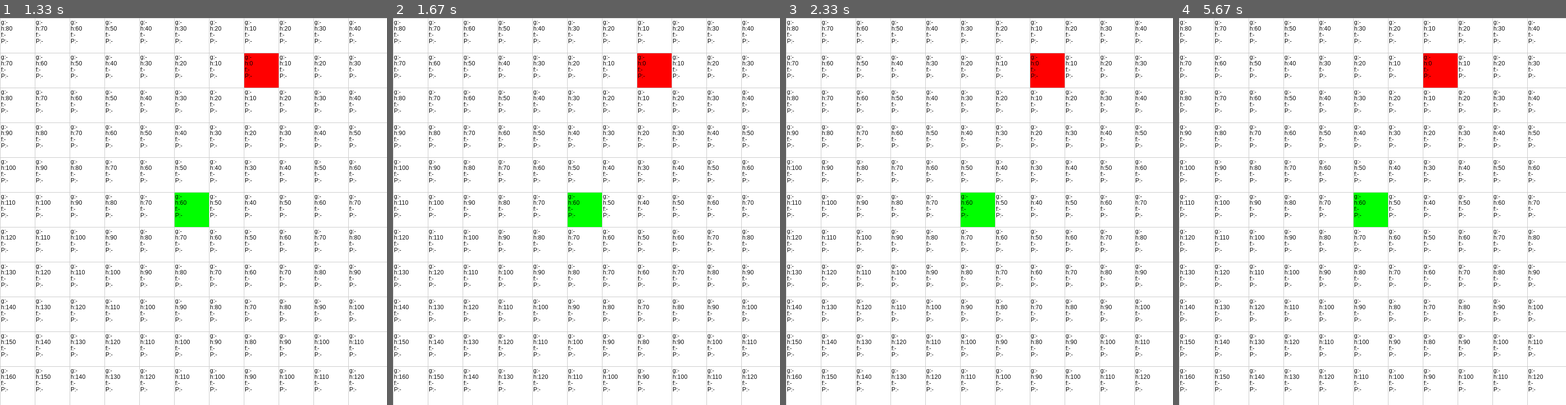
Above: before the commit, frames 1-4 (left to right).
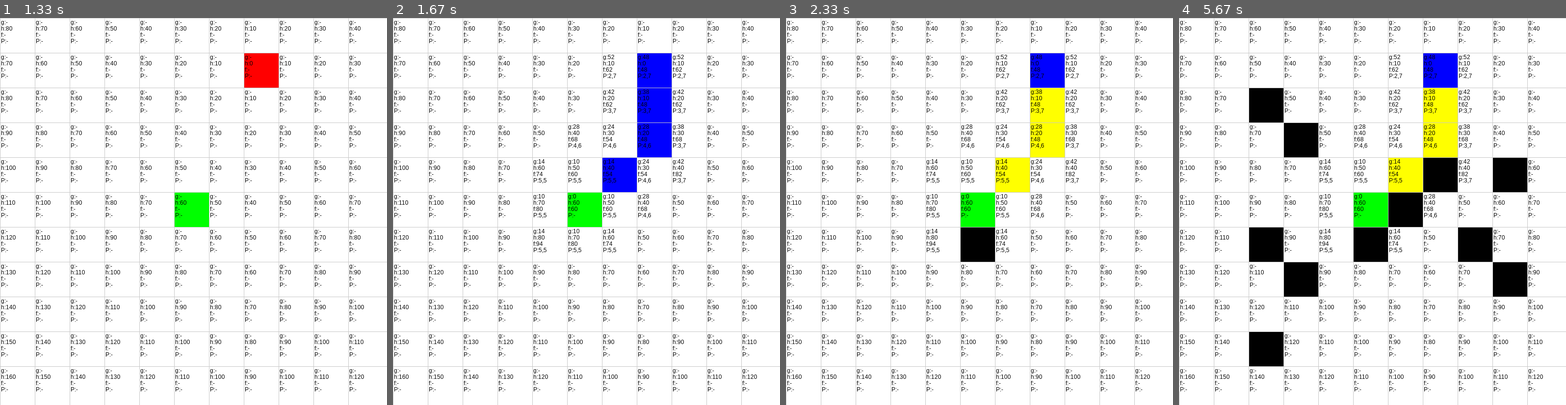
Above: after the commit, the same moments.

Repository: DonCarlosD/ActividadesIA
Game: pygame game, started from Aasterisco/AasteriscoFinal.py
Same seed, same stepped clock (60 frames per second), same inputs: the game is played once before the commit and once after it.
Inputs (mouse positions are in pixels of both pictures, inside the frame that each line leads up to):
- Up to frame 1 (1.33 s): click (193, 211) at 0.38 s; tap Space at 0.67 s; click (251, 76) at 1.05 s
- Up to frame 2 (1.67 s): tap Space at 1.33 s
- Up to frame 3 (2.33 s): click (983, 254) at 1.72 s; move the mouse to (1126, 358) at 2.03 s; tap Space at 2.07 s
- Up to frame 4 (5.67 s): tap Space at 2.37, 3.9 s; click (1449, 180) at 2.55 s; click (1511, 180) at 2.88 s; click (1507, 288) at 3.22 s; click (1387, 196) at 3.55 s; click (1287, 141) at 3.92 s; click (1256, 354) at 4.22 s; click (1252, 234) at 4.55 s; click (1279, 110) at 4.88 s; click (1484, 242) at 5.22 s; click (1295, 273) at 5.55 s

Frame 1 is identical in both runs. In frame 2, 3.7% of the frame differs, in the area x 37-76%, y 9-61%; in frame 3, 4.4%; in frame 4, 12%, in the area x 18-90%, y 9-90%.

Commit message:
funciona ahora si con el U

Diff:
--- a/Aasterisco/AasteriscoFinal.py
+++ b/Aasterisco/AasteriscoFinal.py
@@ -29,8 +29,8 @@
     def __init__(self, fila, col):
         self.fila = fila  # Fila en la cuadrícula
         self.col = col  # Columna en la cuadrícula
-        self.x = fila * ANCHO_NODO  # Posición x en píxeles
-        self.y = col * ANCHO_NODO  # Posición y en píxeles
+        self.x = self.col * ANCHO_NODO  # Posición x en píxeles
+        self.y = self.fila * ANCHO_NODO  # Posición y en píxeles
         self.color = BLANCO  # Color inicial (espacio libre)
         self.vecinos = []  # Lista de nodos vecinos accesibles
         self.g = float('inf')  # Costo acumulado desde el inicio
@@ -99,8 +99,8 @@
 # Obtiene la posición de un clic del mouse y la convierte en coordenadas de la cuadrícula
 def obtener_click_pos(pos, filas):
     x, y = pos
-    fila = x // ANCHO_NODO  # Calcula la fila en la cuadrícula
-    col = y // ANCHO_NODO  # Calcula la columna en la cuadrícula
+    col = x // ANCHO_NODO  # Calcula la columna en la cuadrícula
+    fila = y // ANCHO_NODO  # Calcula la fila en la cuadrícula
     return fila, col
 
 # Conecta los nodos vecinos (incluyendo diagonales)
@@ -111,7 +111,6 @@
             if nodo.es_pared():
                 continue
 
-            # Direcciones: (dx, dy, es_diagonal)
             direcciones = [
                 (-1, 0, False), (1, 0, False), (0, -1, False), (0, 1, False),  # Cardinales
                 (-1, -1, True), (-1, 1, True), (1, -1, True), (1, 1, True)     # Diagonales
@@ -124,11 +123,20 @@
                     if vecino.es_pared():
                         continue
                     if diagonal:
-                        # Ambos adyacentes cardinales deben estar libres y la diagonal también
-                        if grid[nodo.fila][ny].es_pared() or grid[nx][nodo.col].es_pared():
-                            continue
-                        # Además, si la celda diagonal es pared, tampoco se permite
-                        if grid[nx][ny].es_pared():
+                        # Solo bloquear si ambos adyacentes cardinales son pared
+                        adyacentes = []
+                        ady1_f, ady1_c = nodo.fila, nodo.col + dy
+                        if 0 <= ady1_f < filas and 0 <= ady1_c < filas:
+                            adyacentes.append(grid[ady1_f][ady1_c].es_pared())
+                        else:
+                            adyacentes.append(False)
+                        ady2_f, ady2_c = nodo.fila + dx, nodo.col
+                        if 0 <= ady2_f < filas and 0 <= ady2_c < filas:
+                            adyacentes.append(grid[ady2_f][ady2_c].es_pared())
+                        else:
+                            adyacentes.append(False)
+                        # Solo bloquear si ambos son pared
+                        if all(adyacentes):
                             continue
                     nodo.vecinos.append(vecino)
 
@@ -322,10 +330,11 @@
                     clicked_node.color = BLANCO  # Restablece el color
 
             if event.type == pygame.KEYDOWN:
-                if event.key == pygame.K_SPACE and start and end and not solving:  # Presiona espacio para iniciar A*
-                    conectar_vecinos(grid, FILAS)  # Conecta los vecinos
-                    solving = True  # Indica que el algoritmo está en ejecución
-                    paso_a_paso = a_estrella_paso_a_paso(start, end, grid)  # Ejecuta A* paso a paso
+                if event.key == pygame.K_SPACE and start and end and not solving:
+                    conectar_vecinos(grid, FILAS)
+                    solving = True
+                    a_estrella(start, end, grid)
+                    solving = False
                 if event.key == pygame.K_n and solving and paso_a_paso:
                     try:
                         resultado = next(paso_a_paso)
